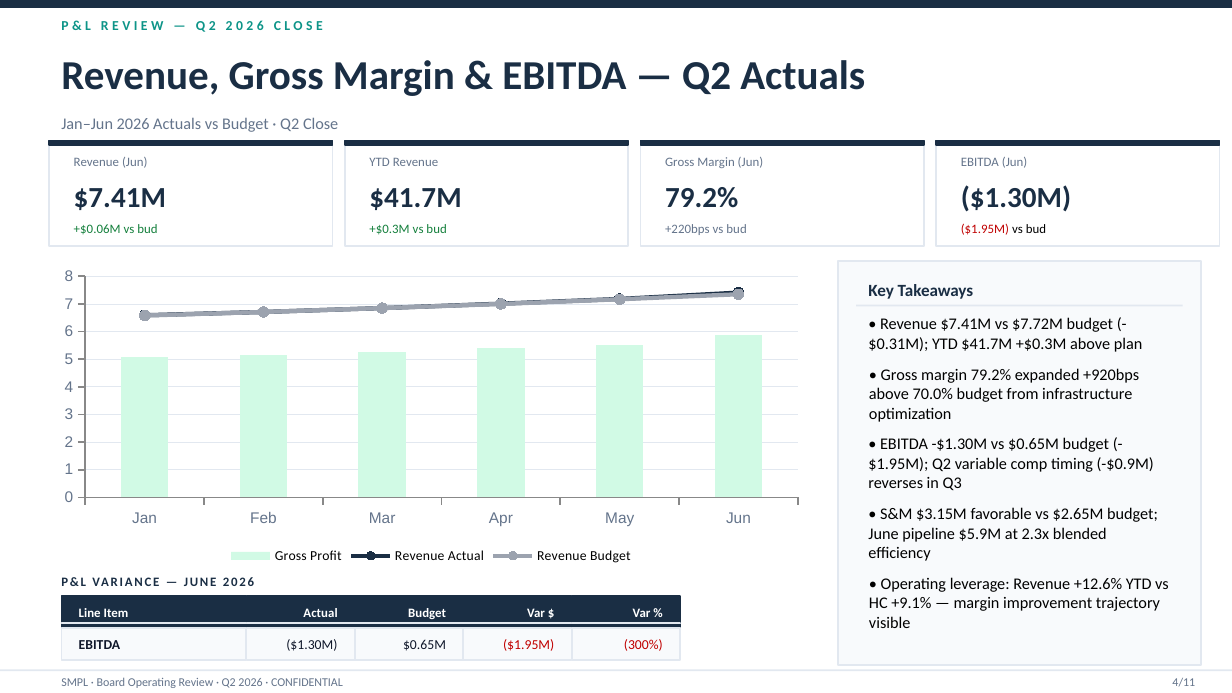
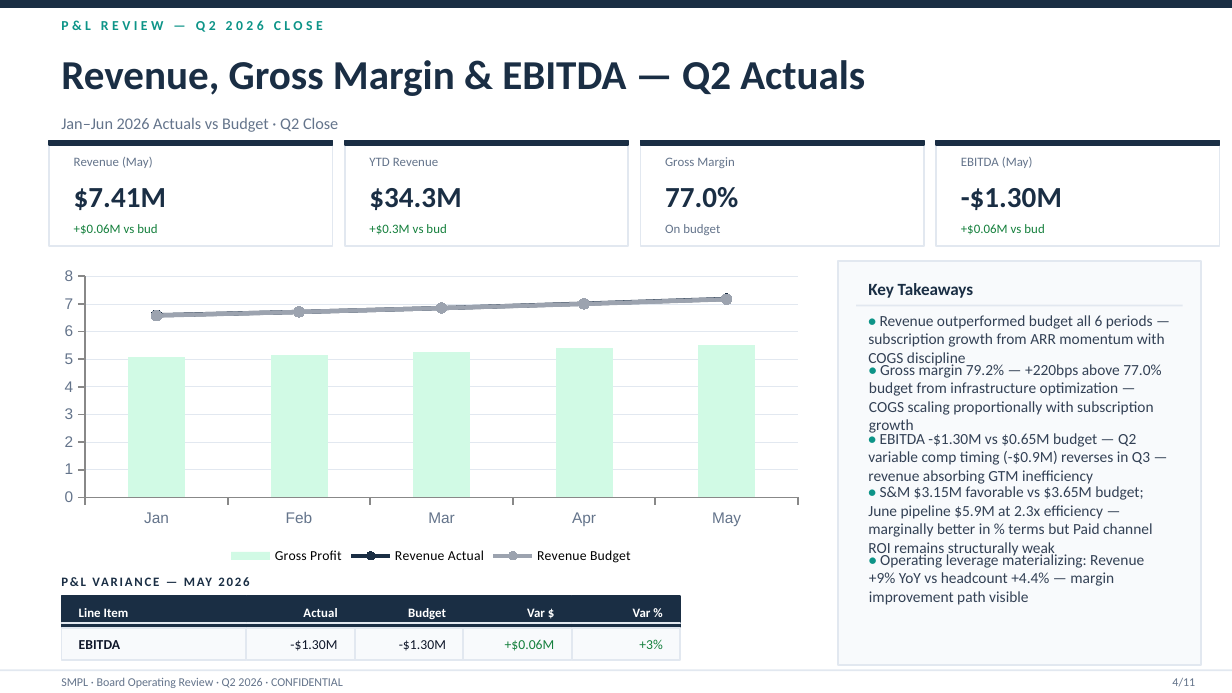
Before and after one commit to mattjustice-ops/smpl-financial-intelligence, a slide deck: slide 4 of frontend/public/board-sample/exports/SMPL_Board_Review_Q2_2026.pptx. Drawn at 1232x693 pixels with LibreOffice and Linux fonts; fonts in the diff are those of the drawing. Boxes give left, top, right and bottom in pixels: in the first picture for what was removed or moved away, otherwise in the second. Text is boxed around its words. In the diff, an @@ line names an element or a change of style, - is before the commit and + after.

```diff
--- a/frontend/public/board-sample/exports/SMPL_Board_Review_Q2_2026.pptx
+++ b/frontend/public/board-sample/exports/SMPL_Board_Review_Q2_2026.pptx
@@ text at bbox=[74, 157, 153, 168]: text changed @@
-Revenue (Jun)
+Revenue (May)
@@ text at bbox=[665, 157, 734, 168]: text changed @@
-Gross Margin (Jun)
+Gross Margin
@@ text at bbox=[961, 157, 1033, 168]: text changed @@
-EBITDA (Jun)
+EBITDA (May)
@@ text at bbox=[369, 188, 461, 210]: text changed @@
-$41.7M
+$34.3M
@@ text at bbox=[665, 187, 738, 208]: text changed @@
-79.2%
+77.0%
@@ text at bbox=[961, 188, 1062, 210]: text changed @@
-($1.30M)
+-$1.30M
@@ text at bbox=[665, 224, 720, 235]: text changed @@
-+220bps vs bud
+On budget
@@ text at bbox=[961, 224, 1044, 234]: text changed; text colour #C00000 to #15803D @@
-($1.95M) vs bud
++$0.06M vs bud
@@ column chart at bbox=[49, 261, 813, 569] @@
-categories: Jan, Feb, Mar, Apr, May, Jun
+categories: Jan, Feb, Mar, Apr, May
-Gross Profit: 5.1, 5.2, 5.3, 5.4, 5.5, 5.9
+Gross Profit: 5.1, 5.2, 5.3, 5.4, 5.5
-Revenue Actual: 6.6, 6.7, 6.8, 7, 7.2, 7.4
+Revenue Actual: 6.6, 6.7, 6.8, 7, 7.2
-Revenue Budget: 6.6, 6.7, 6.8, 7, 7.2, 7.3
+Revenue Budget: 6.6, 6.7, 6.8, 7, 7.2
@@ text at bbox=[868, 315, 1165, 368]: text changed; size 9.5 to 9 pt; text colour #000000 to #334155 @@
-• Revenue $7.41M vs $7.72M budget (-$0.31M); YTD $41.7M +$0.3M above plan
+• Revenue outperformed budget all 6 periods — subscription growth from ARR momentum with COGS discipline
@@ text at bbox=[869, 362, 1161, 415]: text changed; size 9.5 to 9 pt; text colour #000000 to #334155 @@
-• Gross margin 79.2% expanded +920bps above 70.0% budget from infrastructure optimization
+• Gross margin 79.2% — +220bps above 77.0% budget from infrastructure optimization — COGS scaling proportionally with subscription growth
@@ text at bbox=[868, 433, 1150, 484]: text changed; size 9.5 to 9 pt; text colour #000000 to #334155 @@
-• EBITDA -$1.30M vs $0.65M budget (-$1.95M); Q2 variable comp timing (-$0.9M) reverses in Q3
+• EBITDA -$1.30M vs $0.65M budget — Q2 variable comp timing (-$0.9M) reverses in Q3 — revenue absorbing GTM inefficiency
@@ text at bbox=[868, 486, 1152, 558]: text changed; size 9.5 to 9 pt; text colour #000000 to #334155 @@
-• S&M $3.15M favorable vs $2.65M budget; June pipeline $5.9M at 2.3x blended efficiency
+• S&M $3.15M favorable vs $3.65M budget; June pipeline $5.9M at 2.3x efficiency — marginally better in % terms but Paid channel ROI remains structurally weak
@@ text at bbox=[869, 552, 1144, 605]: text changed; size 9.5 to 9 pt; text colour #000000 to #334155 @@
-• Operating leverage: Revenue +12.6% YTD vs HC +9.1% — margin improvement trajectory visible
+• Operating leverage materializing: Revenue +9% YoY vs headcount +4.4% — margin improvement path visible
@@ text at bbox=[290, 640, 337, 651]: text changed @@
-($1.30M)
+-$1.30M
@@ text at bbox=[399, 640, 446, 651]: text changed @@
-$0.65M
+-$1.30M
@@ text at bbox=[505, 639, 555, 651]: text changed; text colour #C00000 to #15803D @@
-($1.95M)
++$0.06M
@@ text at bbox=[639, 639, 663, 649]: text changed; text colour #C00000 to #15803D @@
-(300%)
++3%
```
Also in this commit, not shown: 8 other slides changed, 1 other file.
